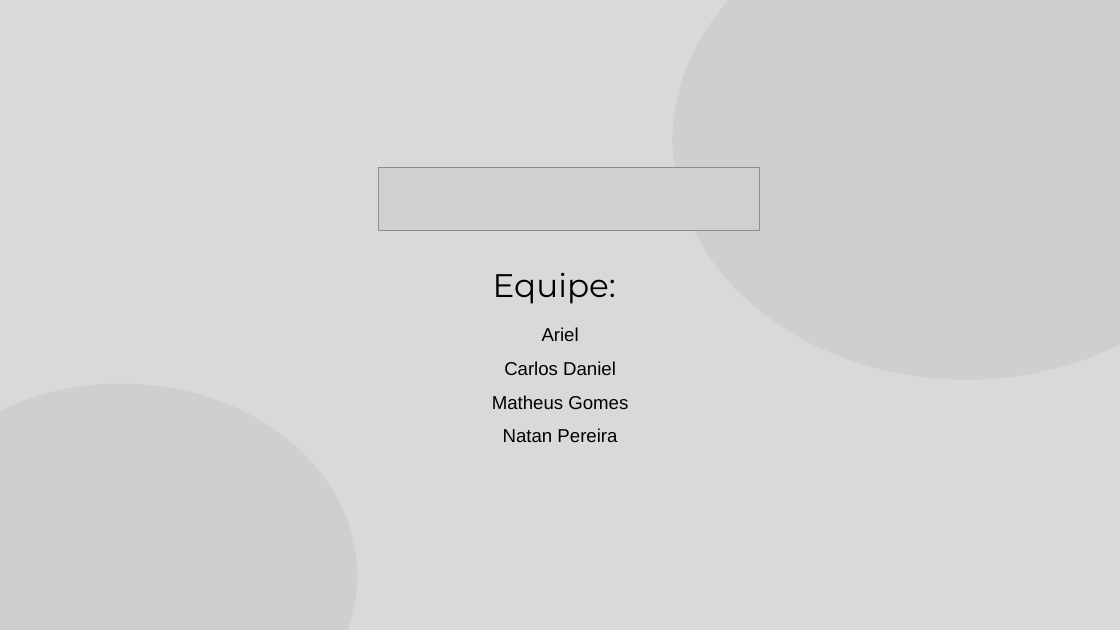
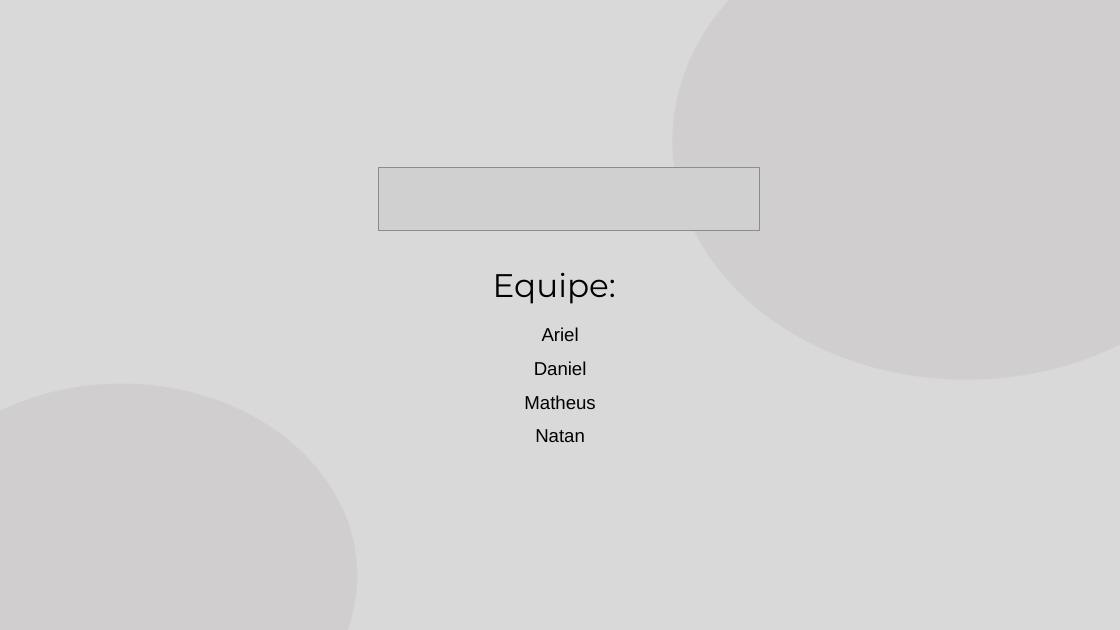
Before and after one commit to natandspereira/gestaoStock, a slide deck: slide 2 of Apresentação Sistema Gestão Stock.pptx. Drawn at 1120x630 pixels with LibreOffice and Linux fonts; fonts in the diff are those of the drawing; grey boxes stand for pictures. Boxes give left, top, right and bottom in pixels: in the first picture for what was removed or moved away, otherwise in the second. Text is boxed around its words. In the diff, an @@ line names an element or a change of style, - is before the commit and + after.

```diff
--- a/Apresentação Sistema Gestão Stock.pptx
+++ b/Apresentação Sistema Gestão Stock.pptx
@@ text "Ariel": place and size @@
-text "Ariel" at [492,327,628,442]
+text "Ariel" at [524,327,595,442]
@@ text at [524,361,595,442]: text changed @@
-Carlos Daniel
-Matheus Gomes
-Natan Pereira
+Daniel
+Matheus
+Natan
```
Also in this commit, not shown: 1 other slide changed, 1 slide added, 1 slide removed.
